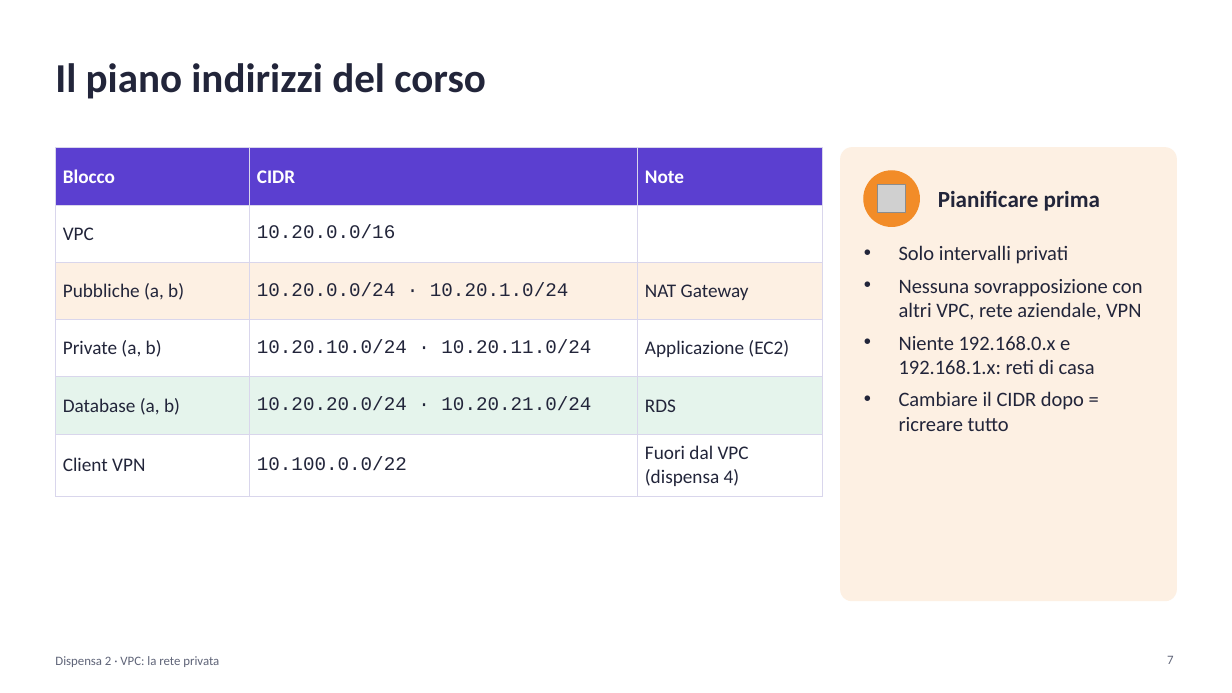
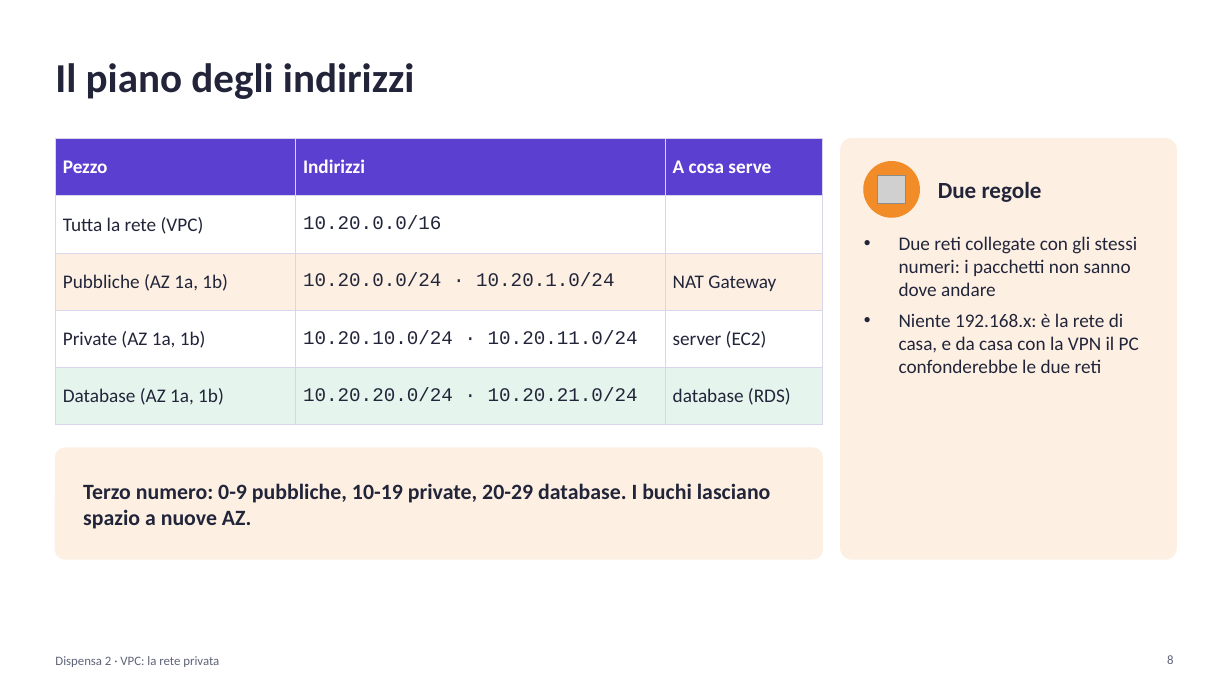
Before and after one commit to cereZ23/aws, a slide deck: slide 8 of slide/slide-2-vpc.pptx (slide 7 before the commit). Drawn at 1232x693 pixels with LibreOffice and Linux fonts; fonts in the diff are those of the drawing; grey boxes stand for pictures. Boxes give left, top, right and bottom in pixels: in the first picture for what was removed or moved away, otherwise in the second. Text is boxed around its words. In the diff, an @@ line names an element or a change of style, - is before the commit and + after.

```diff
--- a/slide/slide-2-vpc.pptx
+++ b/slide/slide-2-vpc.pptx
@@ text at (x1=55, y1=63, x2=415, y2=99): text changed @@
-Il piano indirizzi del corso
+Il piano degli indirizzi
@@ table at (x1=55, y1=139, x2=823, y2=409) @@
-row 1: Blocco | CIDR | Note
-row 2: VPC | 10.20.0.0/16 | 
-row 3: Pubbliche (a, b) | 10.20.0.0/24 · 10.20.1.0/24 | NAT Gateway
-row 4: Private (a, b) | 10.20.10.0/24 · 10.20.11.0/24 | Applicazione (EC2)
-row 5: Database (a, b) | 10.20.20.0/24 · 10.20.21.0/24 | RDS
-row 6: Client VPN | 10.100.0.0/22 | Fuori dal VPC (dispensa 4)
+row 1: Pezzo | Indirizzi | A cosa serve
+row 2: Tutta la rete (VPC) | 10.20.0.0/16 | 
+row 3: Pubbliche (AZ 1a, 1b) | 10.20.0.0/24 · 10.20.1.0/24 | NAT Gateway
+row 4: Private (AZ 1a, 1b) | 10.20.10.0/24 · 10.20.11.0/24 | server (EC2)
+row 5: Database (AZ 1a, 1b) | 10.20.20.0/24 · 10.20.21.0/24 | database (RDS)
@@ table resized from (x1=55, y1=148, x2=823, y2=490) to (x1=55, y1=139, x2=823, y2=409) @@
@@ rounded rectangle resized from (x1=841, y1=148, x2=1177, y2=601) to (x1=841, y1=139, x2=1177, y2=559) @@
@@ ellipse moved from (x1=864, y1=171, x2=920, y2=226) to (x1=864, y1=162, x2=920, y2=217) @@
@@ picture moved from (x1=878, y1=185, x2=906, y2=213) to (x1=878, y1=176, x2=906, y2=203) @@
@@ text removed at (x1=938, y1=191, x2=1100, y2=211) @@
-Pianificare prima
@@ text added at (x1=938, y1=181, x2=1042, y2=202), 18 pt, text #22253A, bold @@
+Due regole
@@ text at (x1=899, y1=236, x2=1139, y2=373): text changed; size 16 to 15 pt @@
-• Solo intervalli privati
-• Nessuna sovrapposizione con altri VPC, rete aziendale, VPN
-• Niente 192.168.0.x e 192.168.1.x: reti di casa
-• Cambiare il CIDR dopo = ricreare tutto
+• Due reti collegate con gli stessi numeri: i pacchetti non sanno dove andare
+• Niente 192.168.x: è la rete di casa, e da casa con la VPN il PC confonderebbe le due reti
@@ rounded rectangle added at (x1=55, y1=448, x2=823, y2=559), fill #FDF0E3, outline #FDF0E3 1 pt @@
@@ text added at (x1=83, y1=483, x2=771, y2=529), 17 pt, text #22253A, bold @@
+Terzo numero: 0-9 pubbliche, 10-19 private, 20-29 database. I buchi lasciano spazio a nuove AZ.
@@ page number at (x1=1167, y1=655, x2=1173, y2=664): text changed @@
-7
+8
```
Also in this commit, not shown: 16 other slides changed, 6 slides added, 2 slides removed, 2 other files.
